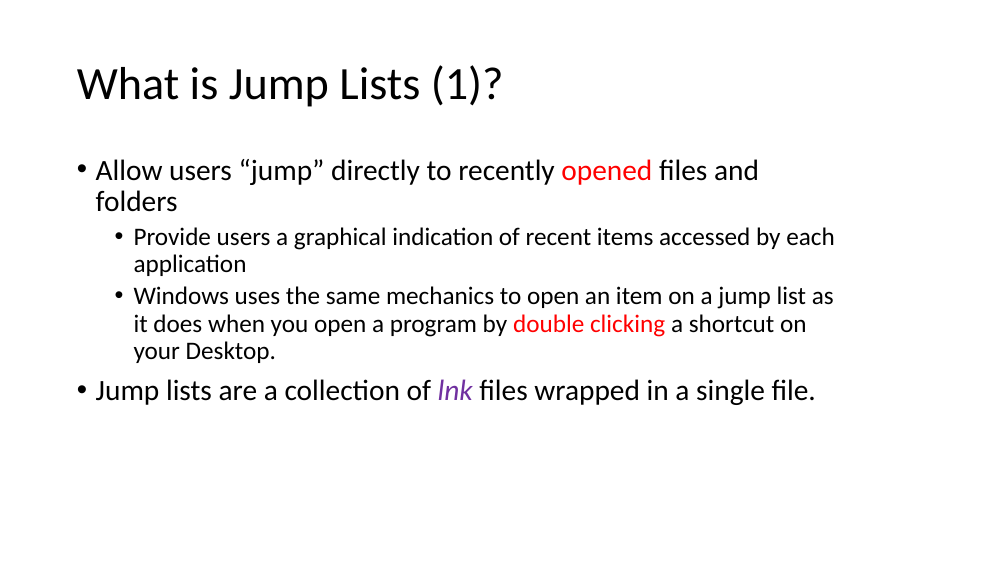
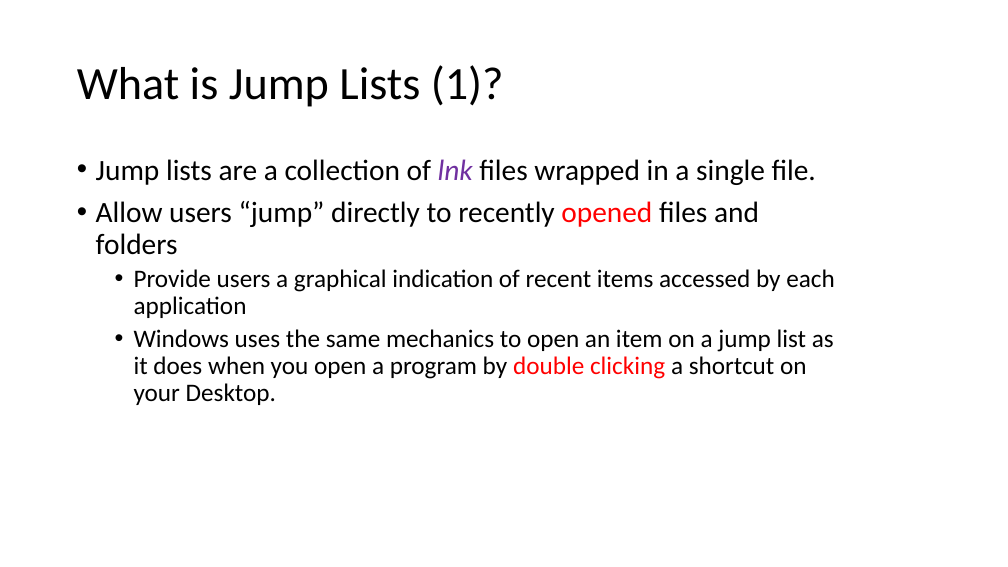
Before and after one commit to frankwxu/digital-forensics-lab, a slide deck: slide 23 of NIST_Data_Leakage_Case/NIST_Data_Leakage_06_Network_Shellbag_Jumplist.pptx. Drawn at 1008x567 pixels with LibreOffice and Linux fonts; fonts in the diff are those of the drawing; background and template pictures are left out. Boxes give left, top, right and bottom in pixels: in the first picture for what was removed or moved away, otherwise in the second. Text is boxed around its words. In the diff, an @@ line names an element or a change of style, - is before the commit and + after.

```diff
--- a/NIST_Data_Leakage_Case/NIST_Data_Leakage_06_Network_Shellbag_Jumplist.pptx
+++ b/NIST_Data_Leakage_Case/NIST_Data_Leakage_06_Network_Shellbag_Jumplist.pptx
@@ text at (x1=96, y1=159, x2=816, y2=185): paragraph added @@
+• Jump lists are a collection of lnk files wrapped in a single file.
@@ text at (x1=96, y1=379, x2=816, y2=405): paragraph removed @@
-• Jump lists are a collection of lnk files wrapped in a single file.
```
Also in this commit, not shown: 10 other slides changed, 5 slides added, 1 slide removed, 2 other files.
